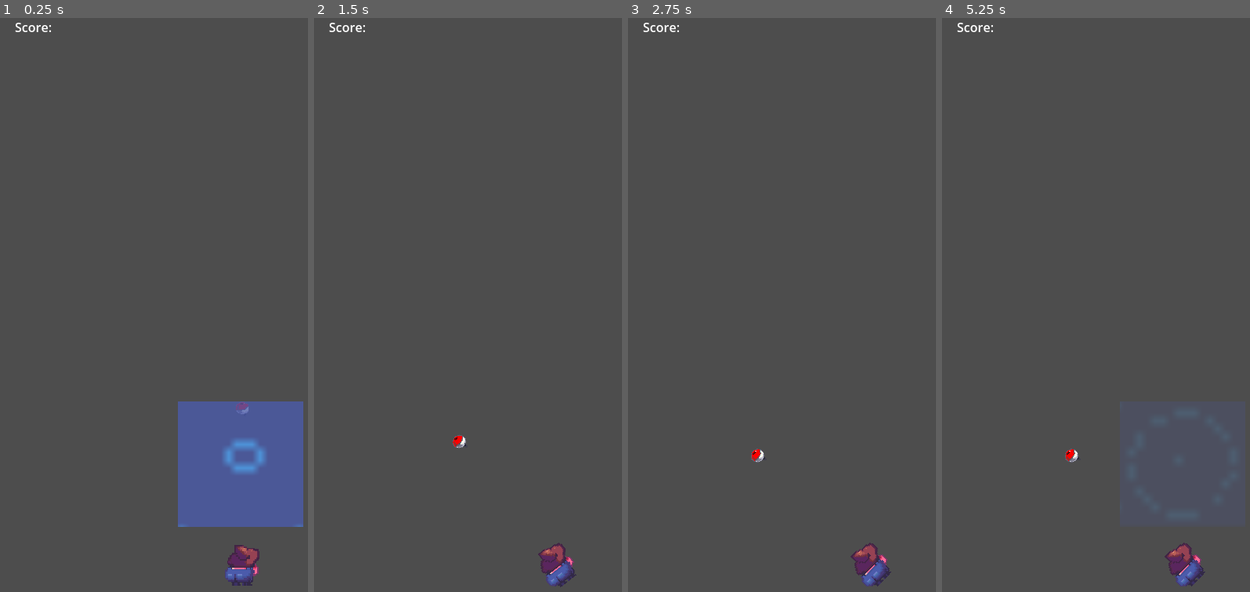
Above: before the commit, frames 1-4 (left to right).
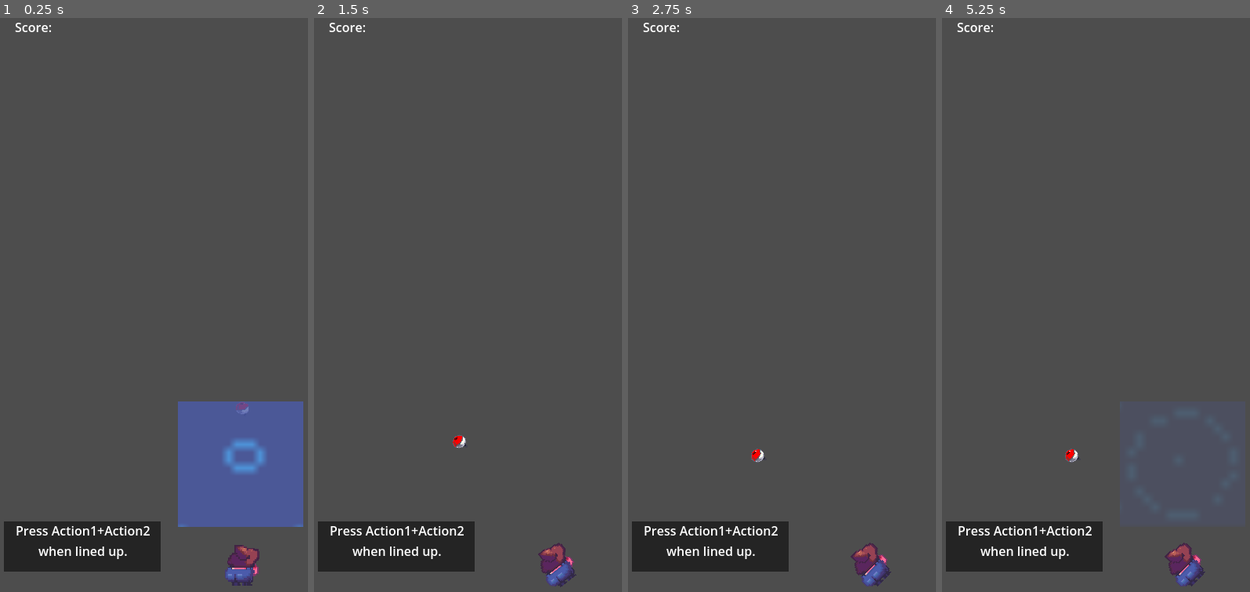
Above: after the commit, the same moments.

Repository: AndrewJDGalga/ggj2024
Game: Godot game, scene res://levels/testaj.tscn
Two runs of this game, one before a commit and one after it. Both use one fixed random seed, a clock stepped at 60 frames per second and the inputs below. The project has no main scene, so this scene is started directly.
Inputs:
- Up to frame 1 (0.25 s): no input
- Up to frame 2 (1.5 s): hold Up (action1) 0.53-1.28 s; tap Down (action2) at 0.8, 1.35 s
- Up to frame 3 (2.75 s): tap Up (action1) at 1.55 s; tap Enter at 2 s; hold Up (action1) from 2.03 s (still down); tap Down (action2) at 2.3 s
- Up to frame 4 (5.25 s): tap Space at 2.75, 4.25 s; release Up (action1) at 2.78 s; tap Down (action2) at 2.85, 3.8, 4.35 s; tap Up (action1) at 3.05, 4.55 s; tap Enter at 3.5, 5 s; hold Up (action1) 3.53-4.28 s; hold Up (action1) from 5.03 s (still down)

The runs differ from the first frame. In frame 1, 4.4% of the frame differs, in the area x 1-53%, y 87-97%; in frame 2, 4.4%; in frame 3, 4.4%; in frame 4, 4.4%.

Commit message:
player guide notices, audio buses, stream player on curtis

Diff:
--- /dev/null
+++ b/UI/tutorial_text.gd
@@ -0,0 +1,4 @@
+extends ColorRect
+
+func set_label_text(new_text:String):
+	$instruction.text = new_text
--- /dev/null
+++ b/UI/tutorial_text.tscn
@@ -0,0 +1,18 @@
+[gd_scene load_steps=2 format=3 uid="uid://c16o0epi7dc3"]
+
+[ext_resource type="Script" path="res://UI/tutorial_text.gd" id="1_2h6k8"]
+
+[node name="TutorialText" type="ColorRect"]
+offset_right = 200.0
+offset_bottom = 64.0
+color = Color(0.141176, 0.141176, 0.141176, 1)
+script = ExtResource("1_2h6k8")
+
+[node name="instruction" type="Label" parent="."]
+offset_left = 1.0
+offset_right = 201.0
+offset_bottom = 49.0
+text = "Press action1 + action2 when lined up"
+horizontal_alignment = 1
+vertical_alignment = 1
+autowrap_mode = 2
--- /dev/null
+++ b/default_bus_layout.tres
@@ -0,0 +1,15 @@
+[gd_resource type="AudioBusLayout" format=3 uid="uid://dvb3aukexyahp"]
+
+[resource]
+bus/1/name = &"Music"
+bus/1/solo = false
+bus/1/mute = false
+bus/1/bypass_fx = false
+bus/1/volume_db = 0.0
+bus/1/send = &"Master"
+bus/2/name = &"SFX"
+bus/2/solo = false
+bus/2/mute = false
+bus/2/bypass_fx = false
+bus/2/volume_db = 0.0
+bus/2/send = &"Master"
--- a/entities/curtis.gd
+++ b/entities/curtis.gd
@@ -6,6 +6,7 @@
 @onready var accuracy_meter = $GolfMeterH
 @onready var pow_meter = $GolfMeterV
 @export var game_manager:Game_Manager
+@export var tut_text:ColorRect
 @export var turn_speed := 2.0
 ##rotation limit for player's line + accuracy mod
 @export var line_degree_limit := 45.0
@@ -24,6 +25,7 @@
 	catch_meter.visible = false
 	accuracy_meter.visible = false
 	pow_meter.visible = false
+	tut_text.visible = true
 
 func _physics_process(delta):
 	if game_manager:
@@ -34,10 +36,12 @@
 				pow_meter.set_label("Power")
 				game_manager.cur_state = game_manager.PLAY_STATE.LINE_UP
 			game_manager.PLAY_STATE.LINE_UP:
+				tut_text.set_label_text("Press Action1+Action2 when lined up.")
 				if Input.is_action_just_pressed("action1") && Input.is_action_just_pressed("action2"):
 					game_manager.cur_state = game_manager.PLAY_STATE.CASTING
 				turn_for_casting(delta)
 			game_manager.PLAY_STATE.POWER:
+				tut_text.set_label_text("Press Action1 to set Power.")
 				pow_meter.visible = true
 				pow_meter.start()
 				if Input.is_action_pressed("action1"):
@@ -49,6 +53,7 @@
 					game_manager.lure_y_limit, 0, cur_throw_power,
 					pow_gain_rate, delta)
 			game_manager.PLAY_STATE.ACCURACY:
+				tut_text.set_label_text("Press Action1 to set Accuracy.")
 				accuracy_meter.visible = true
 				accuracy_meter.start()
 				if Input.is_action_pressed("action1"):
@@ -66,10 +71,11 @@
 				#TODO fail notice
 				game_manager.cur_state = game_manager.PLAY_STATE.LINE_UP
 			game_manager.PLAY_STATE.CAST_SUCCEED:
-				print("cast success!")
+				#TODO success notice
 				catch_meter.visible = true
 				game_manager.cur_state = game_manager.PLAY_STATE.CATCHING
 			game_manager.PLAY_STATE.CATCHING:
+				tut_text.set_label_text("Press Action1 or Action2 to balance!")
 				if Input.is_action_pressed("action1"):
 					catch_meter.push_point(1, 2.0, delta)
 				if Input.is_action_pressed("action2"):
--- a/entities/curtis.tscn
+++ b/entities/curtis.tscn
@@ -67,6 +67,8 @@
 scale = Vector2(0.2, 0.2)
 texture = ExtResource("7_1tjwj")
 
+[node name="AudioStreamPlayer" type="AudioStreamPlayer" parent="."]
+
 [connection signal="successful_landing" from="fishing_lure" to="." method="_on_fishing_lure_successful_landing"]
 [connection signal="animation_finished" from="AnimationPlayer" to="." method="_on_animation_player_animation_finished"]
 [connection signal="has_failed" from="FishCatchMeter" to="." method="_on_fish_catch_meter_has_failed"]
--- a/levels/testaj.tscn
+++ b/levels/testaj.tscn
@@ -1,10 +1,11 @@
-[gd_scene load_steps=8 format=3 uid="uid://eg50hifamjev"]
+[gd_scene load_steps=9 format=3 uid="uid://eg50hifamjev"]
 
 [ext_resource type="PackedScene" uid="uid://crmbqldvypv24" path="res://entities/curtis.tscn" id="1_7jb4x"]
 [ext_resource type="Script" path="res://levels/game_manager.gd" id="1_nvk7h"]
 [ext_resource type="PackedScene" uid="uid://bgouue1wlme4b" path="res://components/fishing_zone.tscn" id="3_6qolk"]
 [ext_resource type="Texture2D" uid="uid://vlh1uirlb4kh" path="res://UI/Icons/MeterPoint.png" id="4_jgtcq"]
 [ext_resource type="PackedScene" uid="uid://vxm4pou8n1l8" path="res://UI/score_summary.tscn" id="5_rgktf"]
+[ext_resource type="PackedScene" uid="uid://c16o0epi7dc3" path="res://UI/tutorial_text.tscn" id="6_11mxm"]
 
 [sub_resource type="Animation" id="Animation_qu365"]
 resource_name = "TimeOfDay"
@@ -49,9 +50,10 @@
 scale = Vector2(19.16, 3.56)
 color = Color(0.631373, 0.243137, 0, 1)
 
-[node name="Curtis" parent="." node_paths=PackedStringArray("game_manager") instance=ExtResource("1_7jb4x")]
+[node name="Curtis" parent="." node_paths=PackedStringArray("game_manager", "tut_text") instance=ExtResource("1_7jb4x")]
 position = Vector2(309, 713)
 game_manager = NodePath("..")
+tut_text = NodePath("../TutorialText")
 
 [node name="fishing_zone" parent="." instance=ExtResource("3_6qolk")]
 position = Vector2(307, 584)
@@ -93,3 +95,9 @@
 offset_top = 262.0
 offset_right = 102.0
 offset_bottom = 302.0
+
+[node name="TutorialText" parent="." instance=ExtResource("6_11mxm")]
+offset_left = 5.0
+offset_top = 657.0
+offset_right = 205.0
+offset_bottom = 721.0
